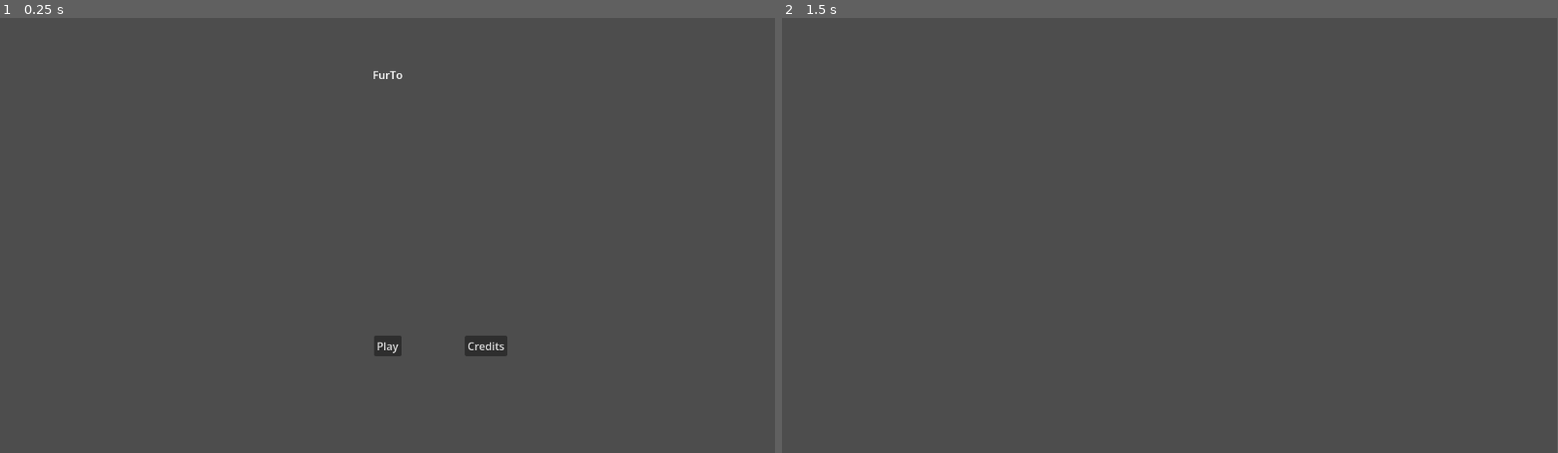
Above: before the commit, frames 1-2 (left to right).
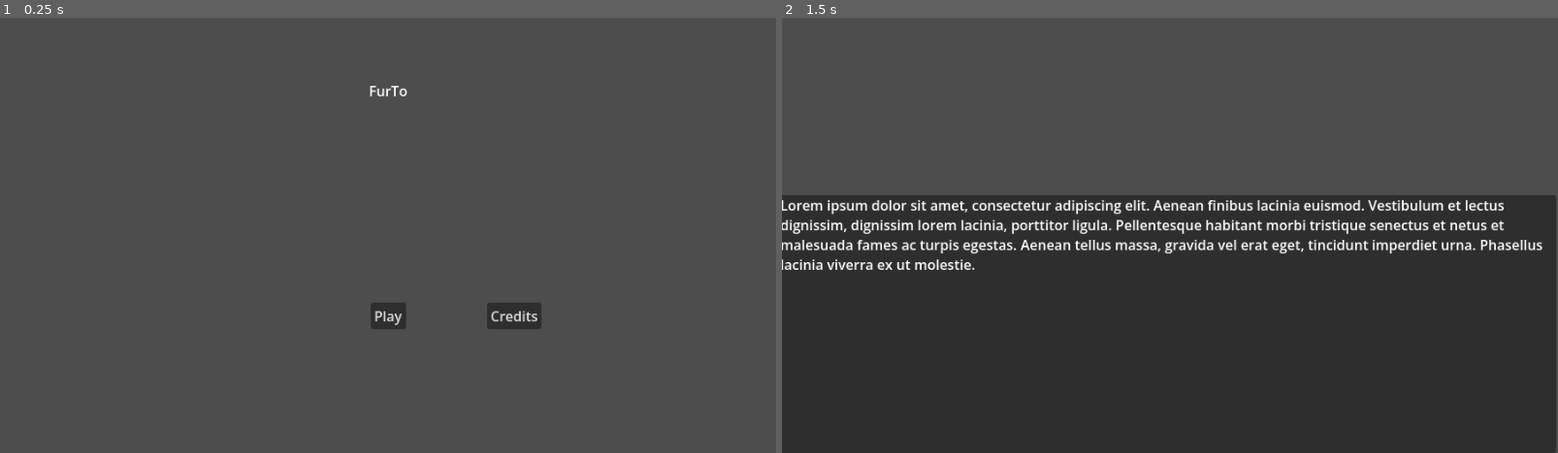
Above: after the commit, the same moments.

Repository: ricardobusta/globalgamejam2026
Game: Godot game, scene res://scenes/title.tscn
Two runs of this game, one before a commit and one after it. Both use one fixed random seed, a clock stepped at 60 frames per second and the inputs below.
Inputs:
- Up to frame 1 (0.25 s): no input
- Up to frame 2 (1.5 s): click "Play" at 0.5 s; tap Enter at 1.25 s
In our replay, the window is 799x449 before the commit and 800x449 after it. These sizes can differ from the game's own. Grey fills any space a smaller window leaves; there, only what the larger window draws over its background counts as a difference.

The runs differ from the first frame. In frame 1, 1.1% of the frame differs, in the area x 47-70%, y 12-78%; in frame 2, 58%, in the area x 0-100%, y 40-100%.

Commit message:
add web preset, ignore build directory and fix screen resolution

Diff:
--- a/furto/code/title_scene_controller.gd
+++ b/furto/code/app/title_scene_controller.gd
@@ -11,7 +11,6 @@
 	play_button.pressed.connect(_on_play_button_clicked)
 	credits_button.pressed.connect(_on_credits_button_clicked)
 
-
 func _on_play_button_clicked() -> void:
 	get_tree().change_scene_to_file(gameplay_scene)
 
--- /dev/null
+++ b/furto/code/vn/gameplay_controller.gd
@@ -0,0 +1 @@
+extends Node
--- a/furto/project.godot
+++ b/furto/project.godot
@@ -15,6 +15,13 @@
 config/features=PackedStringArray("4.6", "GL Compatibility")
 config/icon="res://icon.svg"
 
+[display]
+
+window/size/viewport_width=1920
+window/size/viewport_height=1080
+window/size/window_width_override=900
+window/size/window_height_override=506
+
 [physics]
 
 3d/physics_engine="Jolt Physics"
--- a/furto/scenes/credits.tscn
+++ b/furto/scenes/credits.tscn
@@ -1,6 +1,6 @@
 [gd_scene format=3 uid="uid://b48oddjrdpm6"]
 
-[ext_resource type="Script" uid="uid://brug8a24ejh0n" path="res://code/credits_scene_controller.gd" id="1_0bpdh"]
+[ext_resource type="Script" uid="uid://brug8a24ejh0n" path="res://code/app/credits_scene_controller.gd" id="1_0bpdh"]
 
 [node name="Credits" type="Control" unique_id=1955581996]
 layout_mode = 3
@@ -25,3 +25,28 @@
 grow_horizontal = 2
 grow_vertical = 0
 text = "Back"
+
+[node name="Label" type="Label" parent="." unique_id=465802850]
+layout_mode = 1
+anchors_preset = 8
+anchor_left = 0.5
+anchor_top = 0.5
+anchor_right = 0.5
+anchor_bottom = 0.5
+offset_left = -400.0
+offset_top = -143.72
+offset_right = 400.0
+offset_bottom = 143.72
+grow_horizontal = 2
+grow_vertical = 2
+text = "Fernando
+Ismalia
+Lamartine
+Lara
+Matheus
+Ricardo
+Tito
+
+Special Thanks:
+Mariana
+Heitortr"
--- a/furto/scenes/gameplay.tscn
+++ b/furto/scenes/gameplay.tscn
@@ -1,3 +1,40 @@
 [gd_scene format=3 uid="uid://br8qq2rug0eoh"]
 
-[node name="Node2D" type="Node2D" unique_id=142357747]
+[ext_resource type="Script" uid="uid://cgk3l7apjakmh" path="res://code/vn/gameplay_controller.gd" id="1_7biu0"]
+
+[node name="Root" type="Node" unique_id=654853788]
+script = ExtResource("1_7biu0")
+
+[node name="UiCanvas" type="CanvasLayer" parent="." unique_id=312119860]
+
+[node name="Ui" type="Control" parent="UiCanvas" unique_id=519116766]
+layout_mode = 3
+anchors_preset = 15
+anchor_right = 1.0
+anchor_bottom = 1.0
+grow_horizontal = 2
+grow_vertical = 2
+
+[node name="Panel" type="Panel" parent="UiCanvas/Ui" unique_id=1555867259]
+layout_mode = 1
+anchors_preset = 12
+anchor_top = 1.0
+anchor_right = 1.0
+anchor_bottom = 1.0
+offset_left = -2.0
+offset_top = -300.0
+offset_right = -2.0
+grow_horizontal = 2
+grow_vertical = 0
+pivot_offset_ratio = Vector2(0.5, 0.5)
+
+[node name="RichTextLabel" type="RichTextLabel" parent="UiCanvas/Ui/Panel" unique_id=1603299136]
+layout_mode = 1
+anchors_preset = 15
+anchor_right = 1.0
+anchor_bottom = 1.0
+grow_horizontal = 2
+grow_vertical = 2
+text = "Lorem ipsum dolor sit amet, consectetur adipiscing elit. Aenean finibus lacinia euismod. Vestibulum et lectus dignissim, dignissim lorem lacinia, porttitor ligula. Pellentesque habitant morbi tristique senectus et netus et malesuada fames ac turpis egestas. Aenean tellus massa, gravida vel erat eget, tincidunt imperdiet urna. Phasellus lacinia viverra ex ut molestie."
+
+[node name="Location" type="Node2D" parent="." unique_id=1702029457]
--- a/furto/scenes/title.tscn
+++ b/furto/scenes/title.tscn
@@ -1,6 +1,6 @@
 [gd_scene format=3 uid="uid://b2r3cvia164e7"]
 
-[ext_resource type="Script" uid="uid://cvg8q01an3jp6" path="res://code/title_scene_controller.gd" id="1_4ignj"]
+[ext_resource type="Script" uid="uid://cvg8q01an3jp6" path="res://code/app/title_scene_controller.gd" id="1_4ignj"]
 
 [node name="Title" type="Control" unique_id=1252050230]
 layout_mode = 3
Renamed: furto/code/credits_scene_controller.gd -> furto/code/app/credits_scene_controller.gd
Renamed: furto/code/credits_scene_controller.gd.uid -> furto/code/app/credits_scene_controller.gd.uid
Renamed: furto/code/title_scene_controller.gd.uid -> furto/code/app/title_scene_controller.gd.uid
Not shown, added: furto/code/vn/gameplay_controller.gd.uid
Not shown, added: furto/export_presets.cfg
Not shown, changed: furto/.gitignore
